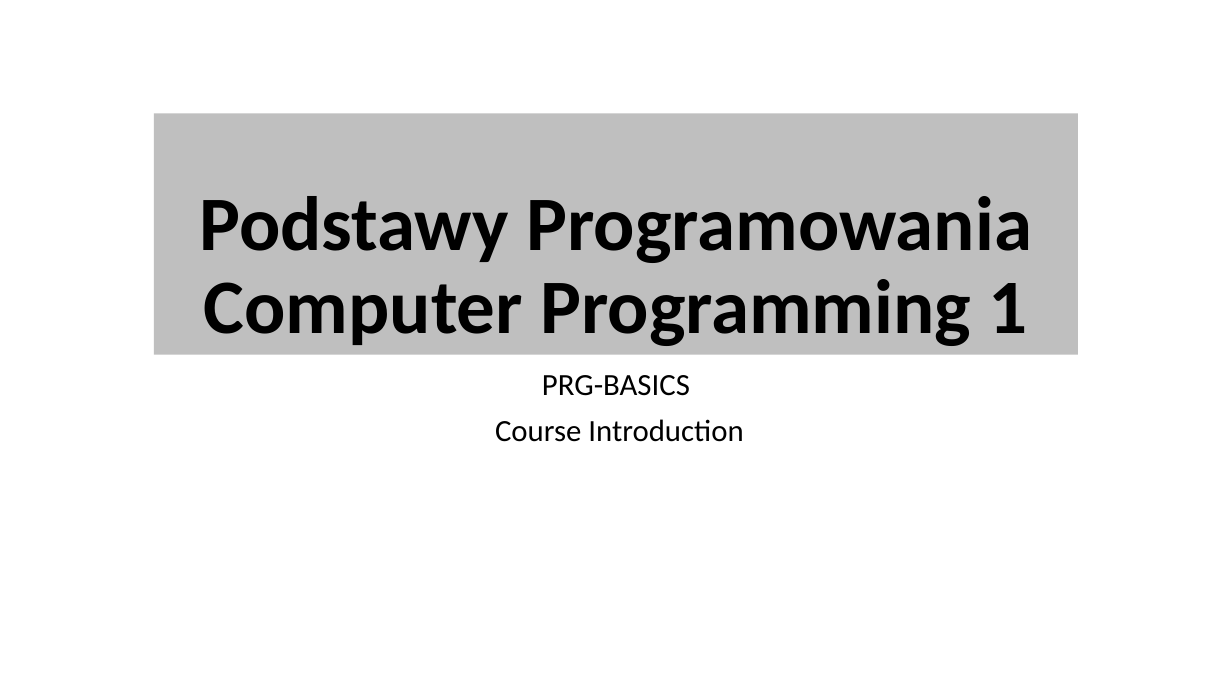
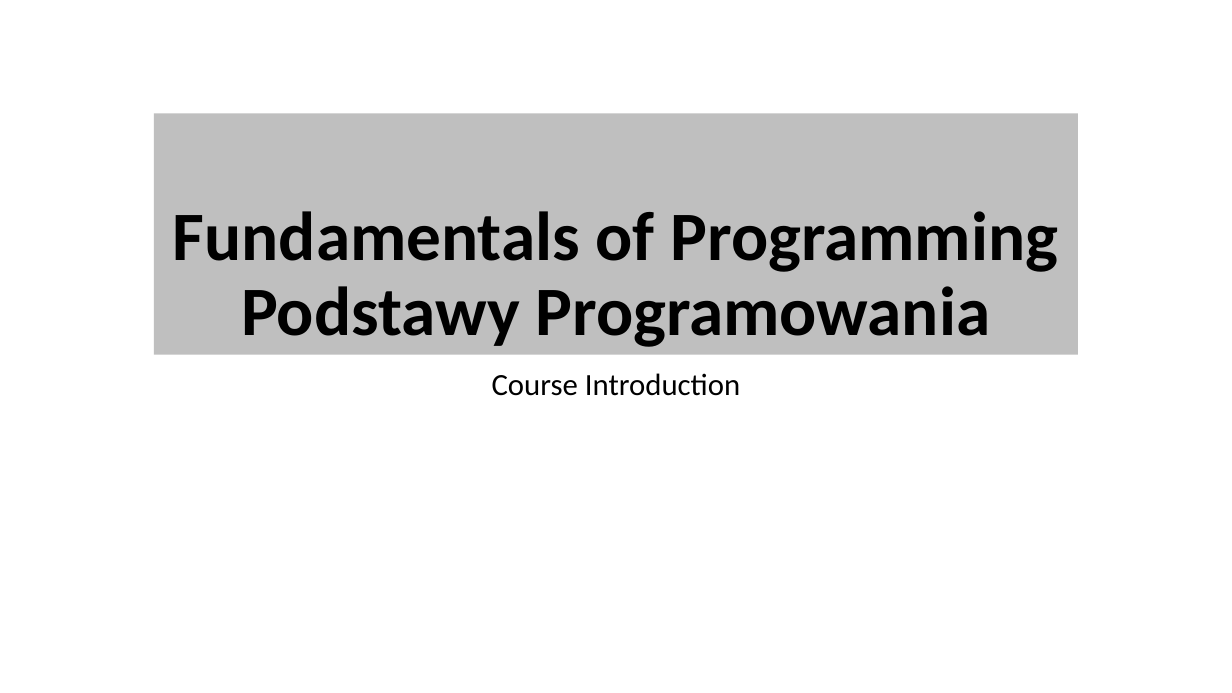
Before and after one commit to stalj/prg-basics, a slide deck: slide 1 of 01-CourseIntroduction/CourseIntroduction.pptx. Drawn at 1232x693 pixels with LibreOffice and Linux fonts; fonts in the diff are those of the drawing. Boxes give left, top, right and bottom in pixels: in the first picture for what was removed or moved away, otherwise in the second. Text is boxed around its words. In the diff, an @@ line names an element or a change of style, - is before the commit and + after.

```diff
--- a/01-CourseIntroduction/CourseIntroduction.pptx
+++ b/01-CourseIntroduction/CourseIntroduction.pptx
@@ title at (173,211,1059,347): text changed; size 60 to 54 pt @@
-Podstawy Programowania
-Computer Programming 1
+Fundamentals of Programming
+Podstawy Programowania
@@ subtitle at (542,375,690,396): paragraph removed @@
-PRG-BASICS
```
Also in this commit, not shown: 2 other slides changed, 1 slide removed, 2 other files.
